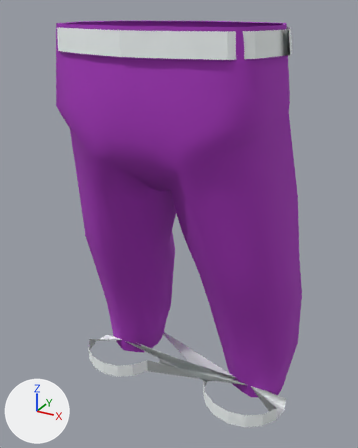
One commit to the glTF model character_creator_app/assets/bottoms/glb/06_Plum_Leggings.glb: the scene before it, then after it.
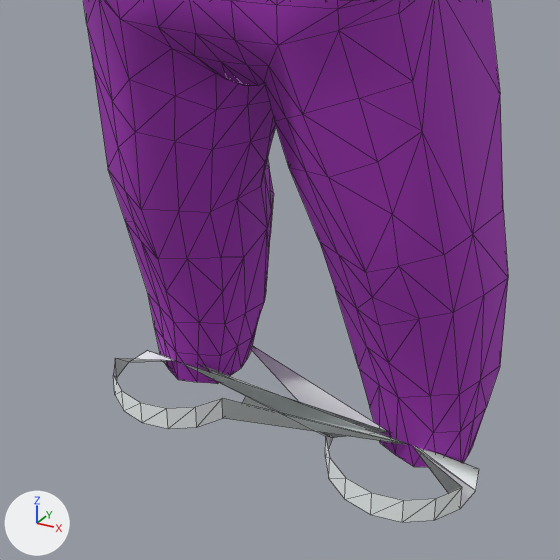
There are two pictures of each version: one whole from a 50 mm camera at (0.788, -1.457, 1.691) aimed at (0.001, -0.025, 0.975), one close up on the part from 8% to 92% of the width and 32% to 100% of the height. The lights are fixed; the arrows at lower left show +X, +Y and +Z. The first two pictures are the older version. The close-ups show mesh edges as thin lines. Vertices at exactly the same position are counted once.

The older version as bpy lines, for what is in view:
```python
me_06_plum_leggings_mesh_001 = bpy.data.meshes.new('06_Plum_Leggings mesh.001')
me_06_plum_leggings_mesh_001.from_pydata(...)  # 575 vertices, 974 faces; spans x -0.443..0.444, y -0.339..0.276, z 0.28..1.645
# faces by material slot: [128, 846]
me_06_plum_leggings_mesh_001.materials.append(mat_bottoms___white)  # white #f5fafa
me_06_plum_leggings_mesh_001.materials.append(mat_bottoms___plum)  # purple #aa35c0
ob_06_plum_leggings_001 = bpy.data.objects.new('06_Plum_Leggings.001', me_06_plum_leggings_mesh_001)
ob_06_plum_leggings_001.location = (0.0, 0.0, 0.0)
```
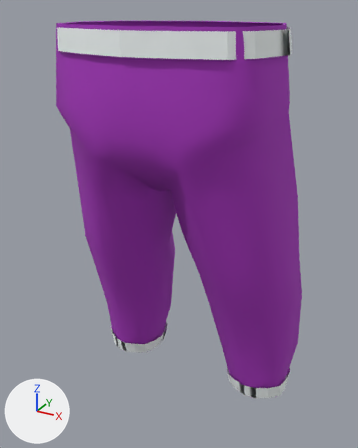
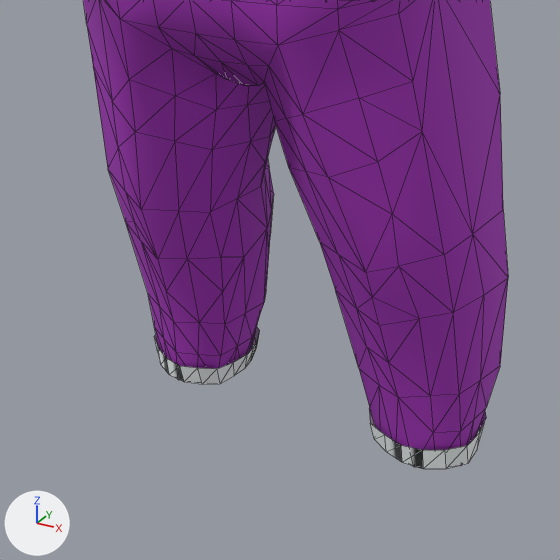
What differs and where, as boxes (x1, y1, x2, y2) in the close-ups (560 x 560 px):
'06_Plum_Leggings.001', reshaped
    before: (83, 0, 508, 522)
    after: (83, 0, 508, 469)
part 1 of me_06_plum_leggings_mesh_001, added
    after: (154, 327, 260, 384)
part 2 of me_06_plum_leggings_mesh_001, added
    after: (369, 407, 486, 469)
part 3 of me_06_plum_leggings_mesh_001, deleted
    before: (113, 346, 479, 522)

The change in detail:
me_06_plum_leggings_mesh_001 is used by ob_06_plum_leggings_001; location (0.0, 0.0, 0.0).
me_06_plum_leggings_mesh_001 had 575 vertices, 974 faces and spanned x -0.443..0.444, y -0.339..0.276, z 0.28..1.645.
me_06_plum_leggings_mesh_001 now has 577 vertices, 974 faces and spans x -0.443..0.444, y -0.339..0.276, z 0.28..1.645.
me_06_plum_leggings_mesh_001 part 1: a new loose piece of 32 vertices spanning x -0.412..-0.162, y -0.011..0.256, z 0.288..0.345, in mat_bottoms___white (white #f5fafa).
me_06_plum_leggings_mesh_001 part 2: a new loose piece of 32 vertices spanning x 0.162..0.412, y -0.01..0.256, z 0.288..0.345, in mat_bottoms___white (white #f5fafa).
Part 3, on me_06_plum_leggings_mesh_001:
62 vertices are removed from x -0.443..0.443, y -0.163..0.222, z 0.287..0.345.
64 faces are deleted.
